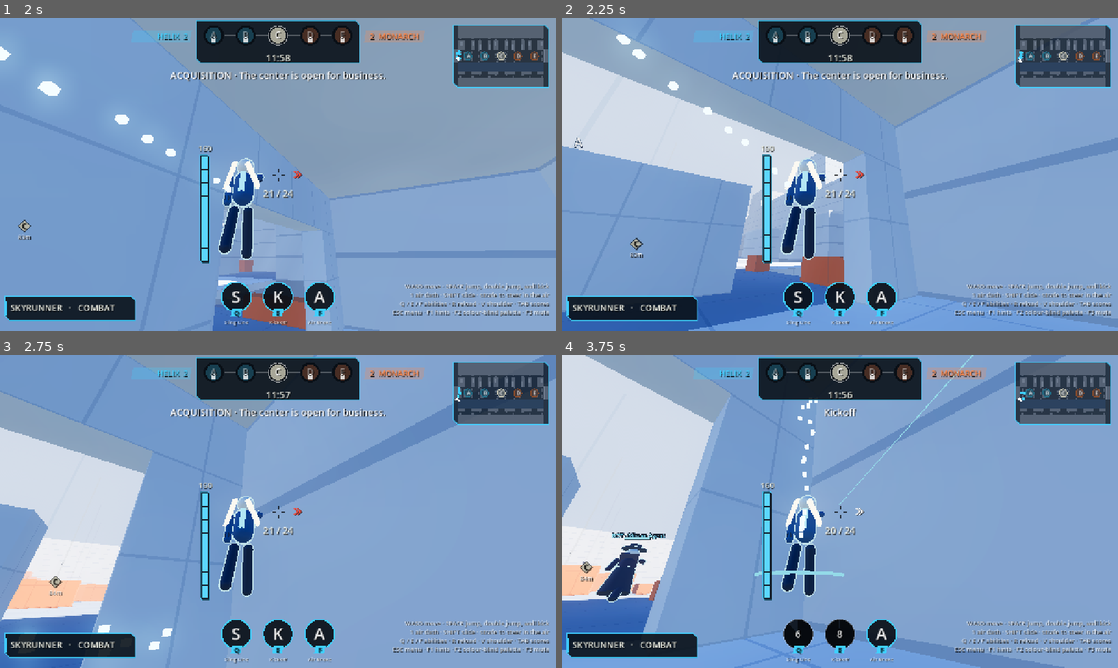
Above: before the commit, frames 1-4 (two rows, left to right).
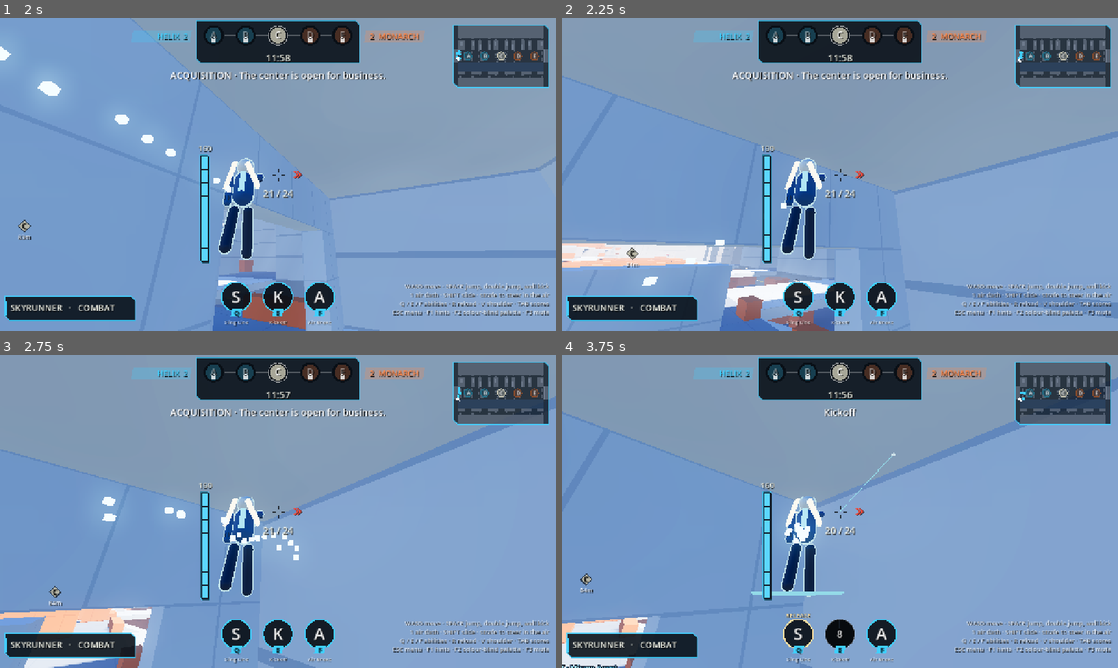
Above: after the commit, the same moments.

Repository: slimefromdq/hostile-takeover
Game: Godot game, scene res://scenes/main.tscn
The game is run twice, just before and just after one commit, with the same random seed, the same clock (stepped at 60 frames per second) and the same inputs.
Inputs (mouse positions are in pixels of both pictures, inside the frame that each line leads up to):
- Up to frame 1 (2 s): click "Play offline · 6v6 bots" at 0.5 s; tap Enter at 1.25 s; move the mouse to (305, 174) at 1.27 s; hold W (forward) from 1.28 s (still down); hold Space (jump) from 1.28 s (still down); tap 1 (dash) at 1.35 s; click (305, 174) at 1.42 s
- Up to frame 2 (2.25 s): keep holding W (forward); move the mouse to (812, 174) at 2.02 s; release Space (jump) at 2.03 s; tap Space (jump) at 2.1 s
- Up to frame 3 (2.75 s): keep holding W (forward); tap Space (jump) at 2.27, 2.57 s; tap 1 (dash) at 2.3 s
- Up to frame 4 (3.75 s): keep holding W (forward); move the mouse to (851, 505) at 2.77 s; hold Space (jump) 2.78-3.53 s; tap Q (ability1) at 2.85 s; move the mouse to (834, 517) at 3.52 s; tap E (ability2) at 3.6 s; click (834, 517) at 3.67 s

Frame 1 is identical in both runs. In frame 2, 28% of the frame differs, in the area x 0-100%, y 0-100%; in frame 3, 25%; in frame 4, 31%.

Commit message:
Fix double jump still tied to dash charge; wall kick no longer refunds dash
Co-Authored-By: Claude Sonnet 5.5 <noreply@anthropic.com>
Claude-Session: https://claude.ai/code/session_01SDvUqLuQ7JsHZXiei886ZK

Diff:
--- a/scripts/fighter.gd
+++ b/scripts/fighter.gd
@@ -294,14 +294,13 @@
 				velocity += wall.normal * (WALL_KICK_PUSH_SKYRUNNER if class_id == 0 else WALL_KICK_PUSH)
 				velocity.y = WALL_KICK_UP / (1.0 + wall_repeats * 0.5)
 				dash_time = 0.0
-				air_dash = true
 				if game.authoritative:
 					game.play_sfx(global_position, Sfx.Kind.JUMP)
 				if class_id == 0:
 					hot_lap = 2.0
-			elif air_dash:
-				# Double jump shares its charge with the air dash (one air action per landing or wall kick).
-				air_dash = false
+			elif air_jump:
+				# One double jump per landing, independent of the dash cooldown.
+				air_jump = false
 				velocity.y = DOUBLE_JUMP_SPEED
 				if game.authoritative:
 					game.play_sfx(global_position, Sfx.Kind.JUMP)
